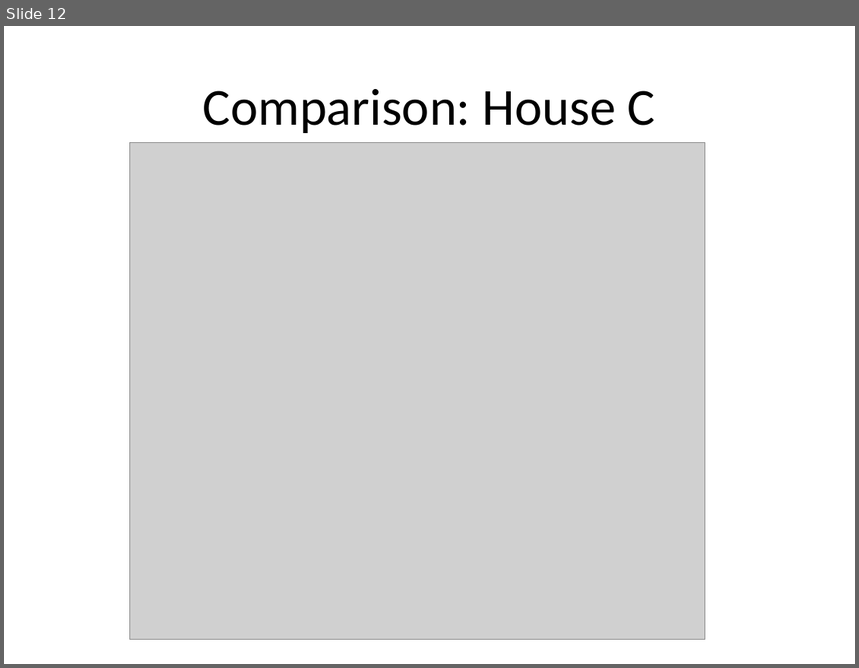
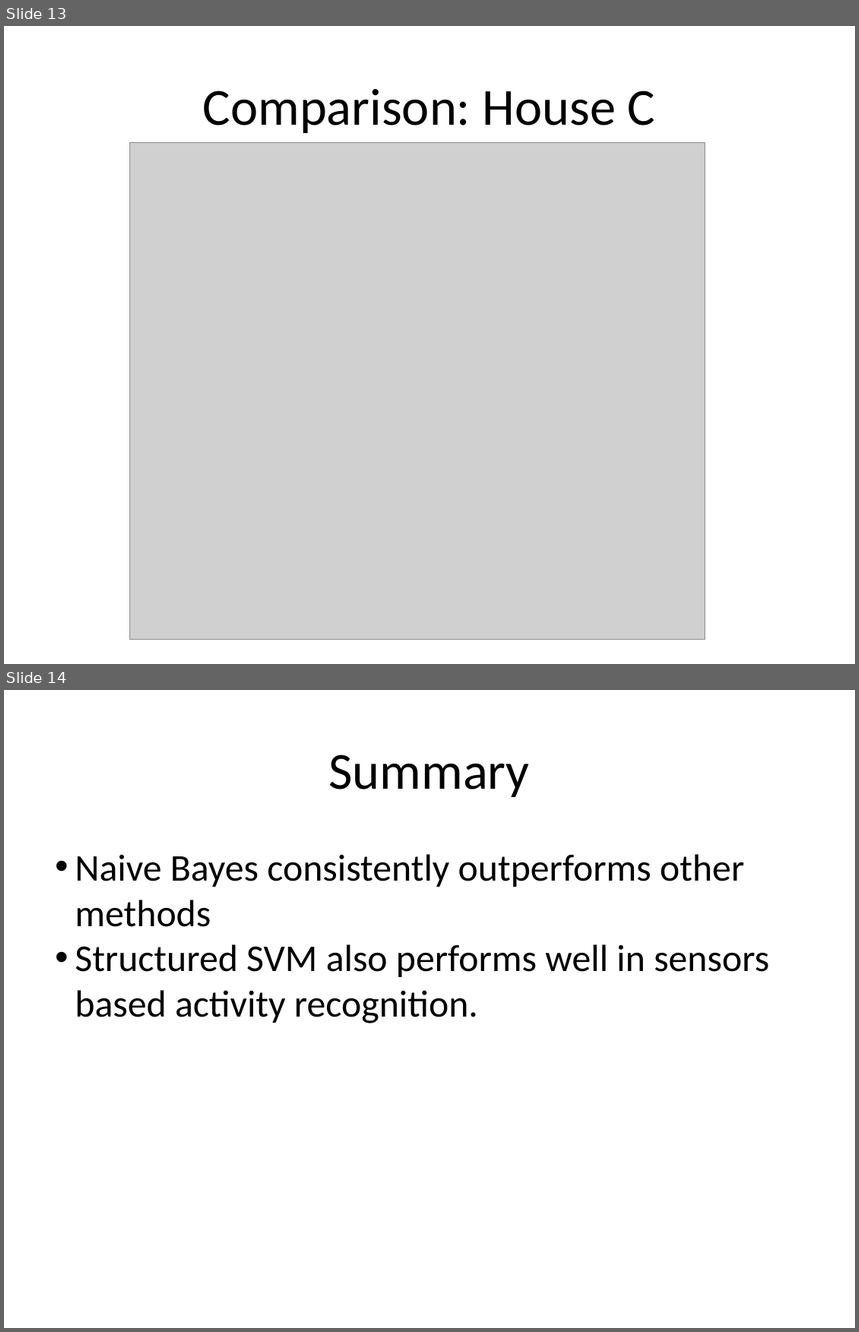
Before and after one commit to ppegusii/cs689-final, a slide deck: doc/slides.pptx. Shown one above the other, each under a label of ours: slide 12 before the commit, slides 13 and 14 after it. The pictures are 859x668 and 859x1332 pixels, drawn with LibreOffice and Linux fonts; fonts in the diff are those of the drawing; grey boxes stand for pictures. Boxes give left, top, right and bottom in pixels: in the first picture for what was removed or moved away, otherwise in the second. Text is boxed around its words. In the diff, an @@ line names an element or a change of style, - is before the commit and + after.

```diff
--- a/doc/slides.pptx
+++ b/doc/slides.pptx
@@ slide 14 added at (4,690,855,1328), background #FFFFFF @@
@@ text added at (329,755,529,797), 44 pt, text #000000 @@
+Summary
@@ text added at (75,854,769,1024), 32 pt, text #000000 @@
+• Naive Bayes consistently outperforms other methods
+• Structured SVM also performs well in sensors based activity recognition.
@@ what was slide 12 is now slide 13 @@
```
Also in this commit, not shown: 1 slide changed, 1 other slide added, 2 slides removed, 6 other files.
